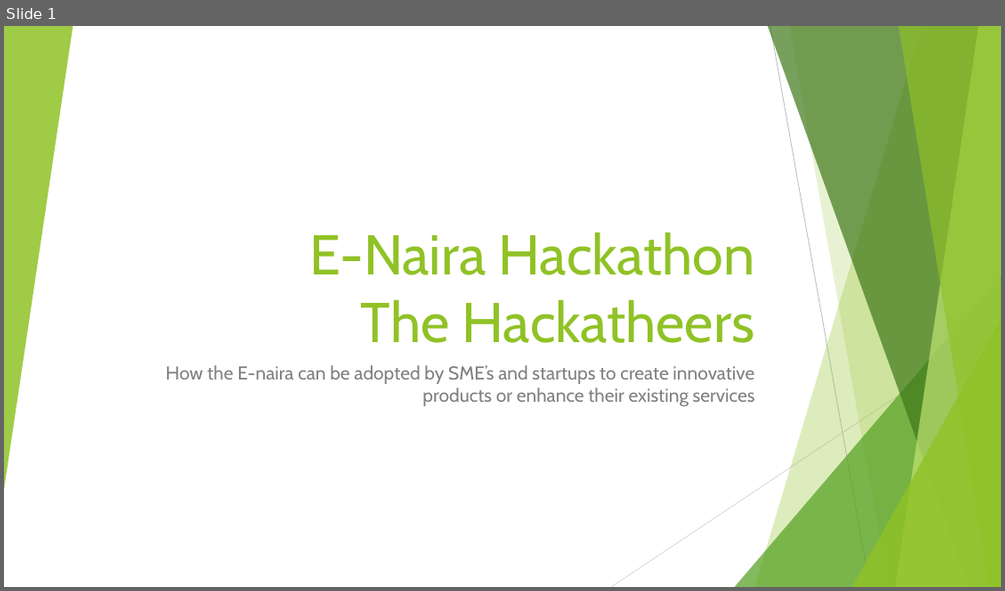
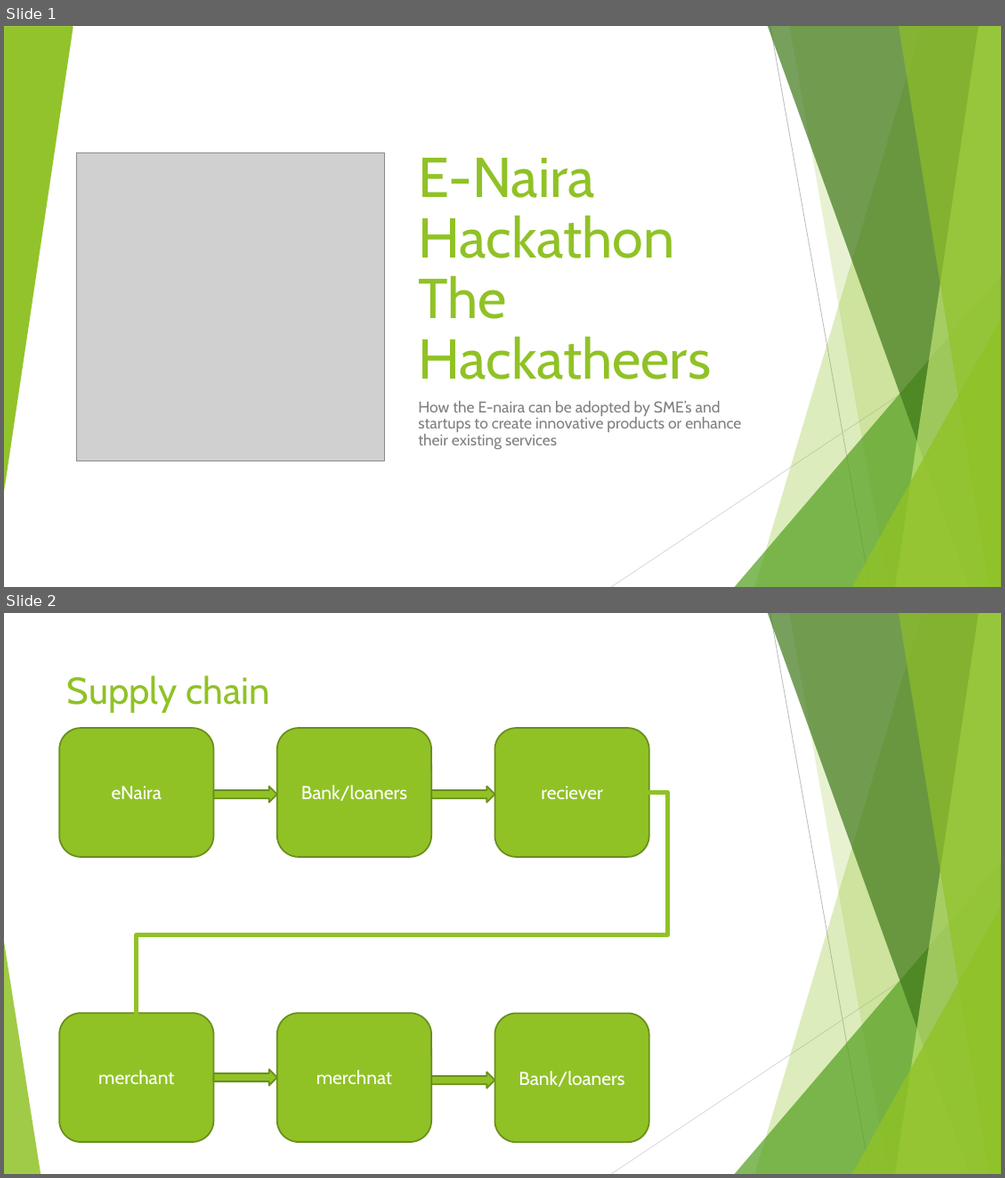
Before and after one commit to Ezecollins34/The-Hackatheers, a slide deck: E-Naira Hackathon.pptx. Shown one above the other, each under a label of ours: slide 1 before the commit, slides 1 and 2 after it. The pictures are 1005x591 and 1005x1178 pixels, drawn with LibreOffice and Linux fonts; fonts in the diff are those of the drawing; grey boxes stand for pictures. Boxes give left, top, right and bottom in pixels: in the first picture for what was removed or moved away, otherwise in the second. Text is boxed around its words. In the diff, an @@ line names an element or a change of style, - is before the commit and + after.

```diff
--- a/E-Naira Hackathon.pptx
+++ b/E-Naira Hackathon.pptx
@@ slide 2 added at <box>4,613,1001,1174</box>, background #FFFFFF; not listed: 9 template elements that a slide beside it also shows @@
@@ title added at <box>67,675,269,713</box>, 36 pt, text #90C226 @@
+Supply chain
@@ rounded rectangle added at <box>59,728,213,857</box>, fill #90C226, outline #6B901C 1.5 pt, 18 pt, text #FFFFFF @@
+eNaira
@@ rounded rectangle added at <box>277,728,431,857</box>, fill #90C226, outline #6B901C 1.5 pt, 18 pt, text #FFFFFF @@
+Bank/loaners
@@ rounded rectangle added at <box>494,728,648,857</box>, fill #90C226, outline #6B901C 1.5 pt, 18 pt, text #FFFFFF @@
+reciever
@@ elbow line added from (649, 793) to (137, 1013), #90C226 4.5 pt @@
@@ right arrow added at <box>213,787,277,803</box>, fill #90C226, outline #6B901C 1.5 pt @@
@@ right arrow added at <box>432,787,495,803</box>, fill #90C226, outline #6B901C 1.5 pt @@
@@ triangle added at <box>4,941,40,1174</box>, fill #90C226 at 85% opacity @@
@@ rounded rectangle added at <box>59,1013,213,1142</box>, fill #90C226, outline #6B901C 1.5 pt, 18 pt, text #FFFFFF @@
+merchant
@@ rounded rectangle added at <box>277,1013,431,1142</box>, fill #90C226, outline #6B901C 1.5 pt, 18 pt, text #FFFFFF @@
+merchnat
@@ rounded rectangle added at <box>494,1013,648,1142</box>, fill #90C226, outline #6B901C 1.5 pt, 18 pt, text #FFFFFF @@
+Bank/loaners
@@ right arrow added at <box>213,1070,277,1086</box>, fill #90C226, outline #6B901C 1.5 pt @@
@@ right arrow added at <box>432,1072,495,1088</box>, fill #90C226, outline #6B901C 1.5 pt @@
@@ slide 1 changed as well @@
@@ triangle added at <box>4,27,73,491</box>, fill #90C226 at 85% opacity @@
@@ title "E-Naira Hackathon The Hackatheers": place and size @@
-title "E-Naira Hackathon The Hackatheers" at <box>309,232,755,343</box>
+title "E-Naira Hackathon The Hackatheers" at <box>418,158,711,379</box>
@@ title "E-Naira Hackathon The Hackatheers" at <box>418,158,711,379</box>: alignment right to left; line spacing 1 to 0.9 @@
@@ picture added at <box>77,153,385,461</box> @@
@@ subtitle "How the E-naira can be ...": place and size @@
-subtitle "How the E-naira can be ..." at <box>166,365,755,406</box>
+subtitle "How the E-naira can be ..." at <box>418,401,741,450</box>
@@ subtitle "How the E-naira can be ..." at <box>418,401,741,450</box>: size 18 to 15 pt; alignment right to left; line spacing 1 to 0.9 @@
```
Also in this commit, not shown: 3 other slides added.
